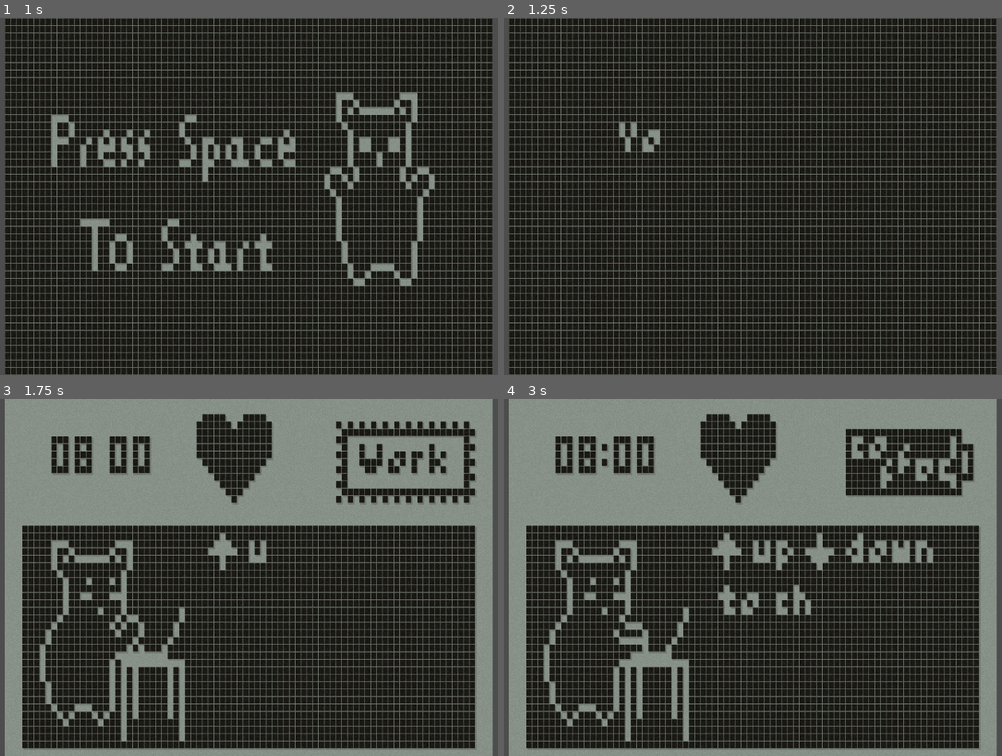
Above: before the commit, frames 1-4 (two rows, left to right).
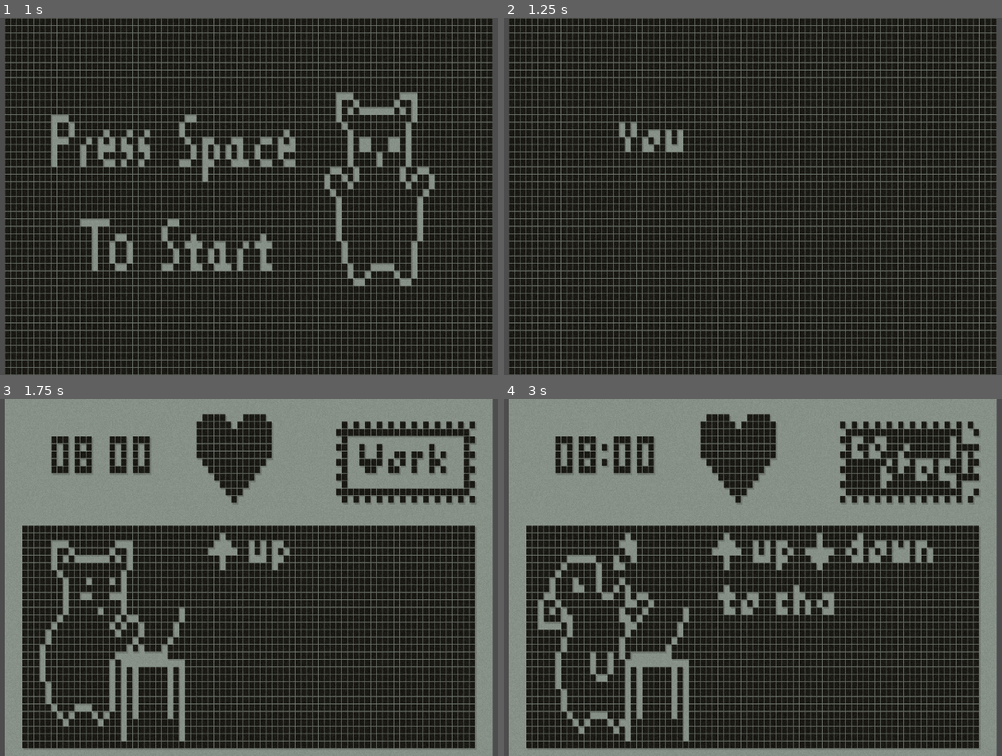
Above: after the commit, the same moments.

Repository: aherrington7452/maruvail_nokia-game-jam-7
Game: Godot game, scene res://scene/main.tscn
Two runs of this game, one before a commit and one after it. Both use one fixed random seed, a clock stepped at 60 frames per second and the inputs below.
Inputs:
- Up to frame 1 (1 s): tap Enter (interact2, bound only after the commit) at 0.5, 0.8 s; hold Right (move_right) from 0.53 s (still down); tap Space (interact) at 0.6 s
- Up to frame 2 (1.25 s): keep holding Right (move_right)
- Up to frame 3 (1.75 s): release Right (move_right) at 1.28 s; hold Down (move_down) from 1.28 s (still down); tap Enter (interact2, bound only after the commit) at 1.35 s; tap Space (interact) at 1.55 s
- Up to frame 4 (3 s): release Down (move_down) at 2.03 s; hold Right (move_right) 2.03-2.78 s; tap Space (interact) at 2.1 s; tap Enter (interact2, bound only after the commit) at 2.3, 2.85 s; hold Up (move_up) from 2.78 s (still down)

Frame 1 is identical in both runs. In frame 2, 0.2% of the frame differs, in the area x 32-36%, y 31-38%; in frame 3, 1.7%; in frame 4, 4.2%, in the area x 6-96%, y 6-94%.

Commit message:
endings

Diff:
--- a/project.godot
+++ b/project.godot
@@ -51,6 +51,11 @@
 "events": [Object(InputEventKey,"resource_local_to_scene":false,"resource_name":"","device":-1,"window_id":0,"alt_press …(191 unchanged characters)…
 ]
 }
+interact2={
+"deadzone": 0.5,
+"events": [Object(InputEventKey,"resource_local_to_scene":false,"resource_name":"","device":-1,"window_id":0,"alt_pressed":false,"shift_pressed":false,"ctrl_pressed":false,"meta_pressed":false,"pressed":false,"keycode":0,"physical_keycode":4194309,"key_label":0,"unicode":0,"location":0,"echo":false,"script":null)
+]
+}
 
 [internationalization]
 
--- /dev/null
+++ b/scene/fired.tscn
@@ -0,0 +1,195 @@
+[gd_scene load_steps=28 format=3 uid="uid://cayssirsb1e82"]
+
+[ext_resource type="Script" path="res://scripts/fired.gd" id="1_n1ejk"]
+[ext_resource type="Texture2D" uid="uid://dfx6d82j2qen3" path="res://sprite images/fired.png" id="2_ynte5"]
+[ext_resource type="Texture2D" uid="uid://mmnt3epfbr5w" path="res://sprite images/fired_beg.png" id="3_aekub"]
+[ext_resource type="Texture2D" uid="uid://c0ab5q8bkl0af" path="res://sprite images/fired_rejoice.png" id="4_1d25i"]
+[ext_resource type="Texture2D" uid="uid://d10ql6h8e6udo" path="res://sprite images/promotion_arrows.png" id="5_jy2nw"]
+
+[sub_resource type="AtlasTexture" id="AtlasTexture_a6udx"]
+atlas = ExtResource("2_ynte5")
+region = Rect2(0, 0, 84, 48)
+
+[sub_resource type="AtlasTexture" id="AtlasTexture_8kry2"]
+atlas = ExtResource("2_ynte5")
+region = Rect2(84, 0, 84, 48)
+
+[sub_resource type="AtlasTexture" id="AtlasTexture_37lh3"]
+atlas = ExtResource("2_ynte5")
+region = Rect2(168, 0, 84, 48)
+
+[sub_resource type="AtlasTexture" id="AtlasTexture_252cx"]
+atlas = ExtResource("2_ynte5")
+region = Rect2(252, 0, 84, 48)
+
+[sub_resource type="AtlasTexture" id="AtlasTexture_uj1rc"]
+atlas = ExtResource("2_ynte5")
+region = Rect2(336, 0, 84, 48)
+
+[sub_resource type="AtlasTexture" id="AtlasTexture_x04xy"]
+atlas = ExtResource("2_ynte5")
+region = Rect2(420, 0, 84, 48)
+
+[sub_resource type="AtlasTexture" id="AtlasTexture_y78kw"]
+atlas = ExtResource("2_ynte5")
+region = Rect2(0, 48, 84, 48)
+
+[sub_resource type="AtlasTexture" id="AtlasTexture_qatwm"]
+atlas = ExtResource("2_ynte5")
+region = Rect2(84, 48, 84, 48)
+
+[sub_resource type="AtlasTexture" id="AtlasTexture_y5t4u"]
+atlas = ExtResource("2_ynte5")
+region = Rect2(168, 48, 84, 48)
+
+[sub_resource type="AtlasTexture" id="AtlasTexture_ciyoi"]
+atlas = ExtResource("2_ynte5")
+region = Rect2(252, 48, 84, 48)
+
+[sub_resource type="AtlasTexture" id="AtlasTexture_ev1si"]
+atlas = ExtResource("2_ynte5")
+region = Rect2(336, 48, 84, 48)
+
+[sub_resource type="AtlasTexture" id="AtlasTexture_56wsg"]
+atlas = ExtResource("2_ynte5")
+region = Rect2(420, 48, 84, 48)
+
+[sub_resource type="SpriteFrames" id="SpriteFrames_l12vu"]
+animations = [{
+"frames": [{
+"duration": 1.0,
+"texture": SubResource("AtlasTexture_a6udx")
+}, {
+"duration": 1.0,
+"texture": SubResource("AtlasTexture_8kry2")
+}, {
+"duration": 1.0,
+"texture": SubResource("AtlasTexture_37lh3")
+}, {
+"duration": 1.0,
+"texture": SubResource("AtlasTexture_252cx")
+}, {
+"duration": 1.0,
+"texture": SubResource("AtlasTexture_uj1rc")
+}, {
+"duration": 1.0,
+"texture": SubResource("AtlasTexture_x04xy")
+}, {
+"duration": 1.0,
+"texture": SubResource("AtlasTexture_y78kw")
+}, {
+"duration": 1.0,
+"texture": SubResource("AtlasTexture_qatwm")
+}, {
+"duration": 1.0,
+"texture": SubResource("AtlasTexture_y5t4u")
+}, {
+"duration": 1.0,
+"texture": SubResource("AtlasTexture_ciyoi")
+}, {
+"duration": 1.0,
+"texture": SubResource("AtlasTexture_ev1si")
+}, {
+"duration": 1.0,
+"texture": SubResource("AtlasTexture_56wsg")
+}],
+"loop": false,
+"name": &"default",
+"speed": 10.0
+}]
+
+[sub_resource type="AtlasTexture" id="AtlasTexture_ggnj0"]
+atlas = ExtResource("3_aekub")
+region = Rect2(34, 0, 34, 14)
+
+[sub_resource type="AtlasTexture" id="AtlasTexture_tscco"]
+atlas = ExtResource("3_aekub")
+region = Rect2(0, 0, 34, 14)
+
+[sub_resource type="SpriteFrames" id="SpriteFrames_0k4w3"]
+animations = [{
+"frames": [{
+"duration": 1.0,
+"texture": SubResource("AtlasTexture_ggnj0")
+}, {
+"duration": 1.0,
+"texture": SubResource("AtlasTexture_tscco")
+}],
+"loop": false,
+"name": &"default",
+"speed": 0.0
+}]
+
+[sub_resource type="AtlasTexture" id="AtlasTexture_habbr"]
+atlas = ExtResource("4_1d25i")
+region = Rect2(0, 0, 34, 14)
+
+[sub_resource type="AtlasTexture" id="AtlasTexture_4q4d5"]
+atlas = ExtResource("4_1d25i")
+region = Rect2(34, 0, 34, 14)
+
+[sub_resource type="SpriteFrames" id="SpriteFrames_7fy6x"]
+animations = [{
+"frames": [{
+"duration": 1.0,
+"texture": SubResource("AtlasTexture_habbr")
+}, {
+"duration": 1.0,
+"texture": SubResource("AtlasTexture_4q4d5")
+}],
+"loop": false,
+"name": &"default",
+"speed": 0.0
+}]
+
+[sub_resource type="AtlasTexture" id="AtlasTexture_bvkks"]
+atlas = ExtResource("5_jy2nw")
+region = Rect2(0, 0, 18, 7)
+
+[sub_resource type="AtlasTexture" id="AtlasTexture_f54qx"]
+atlas = ExtResource("5_jy2nw")
+region = Rect2(18, 0, 18, 7)
+
+[sub_resource type="SpriteFrames" id="SpriteFrames_vee7k"]
+animations = [{
+"frames": [{
+"duration": 1.0,
+"texture": SubResource("AtlasTexture_bvkks")
+}, {
+"duration": 1.0,
+"texture": SubResource("AtlasTexture_f54qx")
+}],
+"loop": true,
+"name": &"default",
+"speed": 2.0
+}]
+
+[node name="fired" type="Node2D"]
+script = ExtResource("1_n1ejk")
+
+[node name="text" type="AnimatedSprite2D" parent="."]
+position = Vector2(42, 24)
+sprite_frames = SubResource("SpriteFrames_l12vu")
+autoplay = "default"
+frame = 11
+frame_progress = 1.0
+
+[node name="beg" type="AnimatedSprite2D" parent="."]
+visible = false
+position = Vector2(20, 37)
+sprite_frames = SubResource("SpriteFrames_0k4w3")
+autoplay = "default"
+
+[node name="rejoice" type="AnimatedSprite2D" parent="."]
+visible = false
+position = Vector2(65, 37)
+sprite_frames = SubResource("SpriteFrames_7fy6x")
+autoplay = "default"
+
+[node name="arrows" type="AnimatedSprite2D" parent="."]
+visible = false
+position = Vector2(43, 22)
+sprite_frames = SubResource("SpriteFrames_vee7k")
+autoplay = "default"
+
+[connection signal="animation_finished" from="text" to="." method="_on_text_animation_finished"]
--- a/scene/intro.tscn
+++ b/scene/intro.tscn
@@ -338,6 +338,15 @@
 }, {
 "duration": 1.0,
 "texture": SubResource("AtlasTexture_mouqv")
+}, {
+"duration": 1.0,
+"texture": SubResource("AtlasTexture_isbl6")
+}, {
+"duration": 1.0,
+"texture": SubResource("AtlasTexture_isbl6")
+}, {
+"duration": 1.0,
+"texture": SubResource("AtlasTexture_isbl6")
 }, {
 "duration": 1.0,
 "texture": SubResource("AtlasTexture_isbl6")
@@ -360,7 +369,7 @@
 position = Vector2(42, 24)
 sprite_frames = SubResource("SpriteFrames_78muc")
 autoplay = "default"
-frame = 49
+frame = 52
 frame_progress = 1.0
 
 [connection signal="animation_finished" from="AnimatedSprite2D" to="." method="_on_animated_sprite_2d_animation_finished"]
--- /dev/null
+++ b/scene/promotion.tscn
@@ -0,0 +1,356 @@
+[gd_scene load_steps=50 format=3 uid="uid://cugnkc8glokop"]
+
+[ext_resource type="Texture2D" uid="uid://d0er3gdwiwooy" path="res://sprite images/promotion.png" id="1_j5mmp"]
+[ext_resource type="Script" path="res://scripts/promotion.gd" id="1_smfnt"]
+[ext_resource type="Texture2D" uid="uid://dmqnwulxojxsm" path="res://sprite images/promotion_stay.png" id="3_rr2u0"]
+[ext_resource type="Texture2D" uid="uid://chhl4p667vcsi" path="res://sprite images/promotion_quit.png" id="4_luggh"]
+[ext_resource type="Texture2D" uid="uid://d10ql6h8e6udo" path="res://sprite images/promotion_arrows.png" id="5_4vxxf"]
+
+[sub_resource type="AtlasTexture" id="AtlasTexture_031na"]
+atlas = ExtResource("1_j5mmp")
+region = Rect2(0, 0, 84, 48)
+
+[sub_resource type="AtlasTexture" id="AtlasTexture_ubi5i"]
+atlas = ExtResource("1_j5mmp")
+region = Rect2(84, 0, 84, 48)
+
+[sub_resource type="AtlasTexture" id="AtlasTexture_bdq1m"]
+atlas = ExtResource("1_j5mmp")
+region = Rect2(168, 0, 84, 48)
+
+[sub_resource type="AtlasTexture" id="AtlasTexture_lvwya"]
+atlas = ExtResource("1_j5mmp")
+region = Rect2(252, 0, 84, 48)
+
+[sub_resource type="AtlasTexture" id="AtlasTexture_uf76w"]
+atlas = ExtResource("1_j5mmp")
+region = Rect2(336, 0, 84, 48)
+
+[sub_resource type="AtlasTexture" id="AtlasTexture_b0siu"]
+atlas = ExtResource("1_j5mmp")
+region = Rect2(420, 0, 84, 48)
+
+[sub_resource type="AtlasTexture" id="AtlasTexture_xx2sc"]
+atlas = ExtResource("1_j5mmp")
+region = Rect2(504, 0, 84, 48)
+
+[sub_resource type="AtlasTexture" id="AtlasTexture_2m3po"]
+atlas = ExtResource("1_j5mmp")
+region = Rect2(588, 0, 84, 48)
+
+[sub_resource type="AtlasTexture" id="AtlasTexture_qkshk"]
+atlas = ExtResource("1_j5mmp")
+region = Rect2(0, 48, 84, 48)
+
+[sub_resource type="AtlasTexture" id="AtlasTexture_0ukaa"]
+atlas = ExtResource("1_j5mmp")
+region = Rect2(84, 48, 84, 48)
+
+[sub_resource type="AtlasTexture" id="AtlasTexture_jp0rl"]
+atlas = ExtResource("1_j5mmp")
+region = Rect2(168, 48, 84, 48)
+
+[sub_resource type="AtlasTexture" id="AtlasTexture_jpvse"]
+atlas = ExtResource("1_j5mmp")
+region = Rect2(252, 48, 84, 48)
+
+[sub_resource type="AtlasTexture" id="AtlasTexture_sthis"]
+atlas = ExtResource("1_j5mmp")
+region = Rect2(336, 48, 84, 48)
+
+[sub_resource type="AtlasTexture" id="AtlasTexture_r5q06"]
+atlas = ExtResource("1_j5mmp")
+region = Rect2(420, 48, 84, 48)
+
+[sub_resource type="AtlasTexture" id="AtlasTexture_hplpe"]
+atlas = ExtResource("1_j5mmp")
+region = Rect2(504, 48, 84, 48)
+
+[sub_resource type="AtlasTexture" id="AtlasTexture_wcyh8"]
+atlas = ExtResource("1_j5mmp")
+region = Rect2(588, 48, 84, 48)
+
+[sub_resource type="AtlasTexture" id="AtlasTexture_qc7o8"]
+atlas = ExtResource("1_j5mmp")
+region = Rect2(0, 96, 84, 48)
+
+[sub_resource type="AtlasTexture" id="AtlasTexture_3urgd"]
+atlas = ExtResource("1_j5mmp")
+region = Rect2(84, 96, 84, 48)
+
+[sub_resource type="AtlasTexture" id="AtlasTexture_x3cib"]
+atlas = ExtResource("1_j5mmp")
+region = Rect2(168, 96, 84, 48)
+
+[sub_resource type="AtlasTexture" id="AtlasTexture_bmyla"]
+atlas = ExtResource("1_j5mmp")
+region = Rect2(252, 96, 84, 48)
+
+[sub_resource type="AtlasTexture" id="AtlasTexture_vr71e"]
+atlas = ExtResource("1_j5mmp")
+region = Rect2(336, 96, 84, 48)
+
+[sub_resource type="AtlasTexture" id="AtlasTexture_8hsaa"]
+atlas = ExtResource("1_j5mmp")
+region = Rect2(420, 96, 84, 48)
+
+[sub_resource type="AtlasTexture" id="AtlasTexture_32rh6"]
+atlas = ExtResource("1_j5mmp")
+region = Rect2(504, 96, 84, 48)
+
+[sub_resource type="AtlasTexture" id="AtlasTexture_kmyb6"]
+atlas = ExtResource("1_j5mmp")
+region = Rect2(588, 96, 84, 48)
+
+[sub_resource type="AtlasTexture" id="AtlasTexture_h1cut"]
+atlas = ExtResource("1_j5mmp")
+region = Rect2(0, 144, 84, 48)
+
+[sub_resource type="AtlasTexture" id="AtlasTexture_vdl4e"]
+atlas = ExtResource("1_j5mmp")
+region = Rect2(84, 144, 84, 48)
+
+[sub_resource type="AtlasTexture" id="AtlasTexture_qwbg5"]
+atlas = ExtResource("1_j5mmp")
+region = Rect2(168, 144, 84, 48)
+
+[sub_resource type="AtlasTexture" id="AtlasTexture_awmae"]
+atlas = ExtResource("1_j5mmp")
+region = Rect2(252, 144, 84, 48)
+
+[sub_resource type="AtlasTexture" id="AtlasTexture_bdcip"]
+atlas = ExtResource("1_j5mmp")
+region = Rect2(336, 144, 84, 48)
+
+[sub_resource type="AtlasTexture" id="AtlasTexture_mhd16"]
+atlas = ExtResource("1_j5mmp")
+region = Rect2(420, 144, 84, 48)
+
+[sub_resource type="AtlasTexture" id="AtlasTexture_8an0s"]
+atlas = ExtResource("1_j5mmp")
+region = Rect2(504, 144, 84, 48)
+
+[sub_resource type="AtlasTexture" id="AtlasTexture_yxw8e"]
+atlas = ExtResource("1_j5mmp")
+region = Rect2(588, 144, 84, 48)
+
+[sub_resource type="AtlasTexture" id="AtlasTexture_yh4v0"]
+atlas = ExtResource("1_j5mmp")
+region = Rect2(0, 192, 84, 48)
+
+[sub_resource type="AtlasTexture" id="AtlasTexture_rpos2"]
+atlas = ExtResource("1_j5mmp")
+region = Rect2(84, 192, 84, 48)
+
+[sub_resource type="SpriteFrames" id="SpriteFrames_x0x45"]
+animations = [{
+"frames": [{
+"duration": 1.0,
+"texture": SubResource("AtlasTexture_031na")
+}, {
+"duration": 1.0,
+"texture": SubResource("AtlasTexture_ubi5i")
+}, {
+"duration": 1.0,
+"texture": SubResource("AtlasTexture_bdq1m")
+}, {
+"duration": 1.0,
+"texture": SubResource("AtlasTexture_lvwya")
+}, {
+"duration": 1.0,
+"texture": SubResource("AtlasTexture_uf76w")
+}, {
+"duration": 1.0,
+"texture": SubResource("AtlasTexture_b0siu")
+}, {
+"duration": 1.0,
+"texture": SubResource("AtlasTexture_xx2sc")
+}, {
+"duration": 1.0,
+"texture": SubResource("AtlasTexture_2m3po")
+}, {
+"duration": 1.0,
+"texture": SubResource("AtlasTexture_qkshk")
+}, {
+"duration": 1.0,
+"texture": SubResource("AtlasTexture_0ukaa")
+}, {
+"duration": 1.0,
+"texture": SubResource("AtlasTexture_jp0rl")
+}, {
+"duration": 1.0,
+"texture": SubResource("AtlasTexture_jpvse")
+}, {
+"duration": 1.0,
+"texture": SubResource("AtlasTexture_sthis")
+}, {
+"duration": 1.0,
+"texture": SubResource("AtlasTexture_r5q06")
+}, {
+"duration": 1.0,
+"texture": SubResource("AtlasTexture_hplpe")
+}, {
+"duration": 1.0,
+"texture": SubResource("AtlasTexture_wcyh8")
+}, {
+"duration": 1.0,
+"texture": SubResource("AtlasTexture_qc7o8")
+}, {
+"duration": 1.0,
+"texture": SubResource("AtlasTexture_3urgd")
+}, {
+"duration": 1.0,
+"texture": SubResource("AtlasTexture_x3cib")
+}, {
+"duration": 1.0,
+"texture": SubResource("AtlasTexture_bmyla")
+}, {
+"duration": 1.0,
+"texture": SubResource("AtlasTexture_vr71e")
+}, {
+"duration": 1.0,
+"texture": SubResource("AtlasTexture_8hsaa")
+}, {
+"duration": 1.0,
+"texture": SubResource("AtlasTexture_32rh6")
+}, {
+"duration": 1.0,
+"texture": SubResource("AtlasTexture_kmyb6")
+}, {
+"duration": 1.0,
+"texture": SubResource("AtlasTexture_h1cut")
+}, {
+"duration": 1.0,
+"texture": SubResource("AtlasTexture_vdl4e")
+}, {
+"duration": 1.0,
+"texture": SubResource("AtlasTexture_qwbg5")
+}, {
+"duration": 1.0,
+"texture": SubResource("AtlasTexture_awmae")
+}, {
+"duration": 1.0,
+"texture": SubResource("AtlasTexture_bdcip")
+}, {
+"duration": 1.0,
+"texture": SubResource("AtlasTexture_mhd16")
+}, {
+"duration": 1.0,
+"texture": SubResource("AtlasTexture_8an0s")
+}, {
+"duration": 1.0,
+"texture": SubResource("AtlasTexture_yxw8e")
+}, {
+"duration": 1.0,
+"texture": SubResource("AtlasTexture_yh4v0")
+}, {
+"duration": 1.0,
+"texture": SubResource("AtlasTexture_rpos2")
+}, {
+"duration": 1.0,
+"texture": SubResource("AtlasTexture_rpos2")
+}, {
+"duration": 1.0,
+"texture": SubResource("AtlasTexture_rpos2")
+}],
+"loop": false,
+"name": &"default",
+"speed": 10.0
+}]
+
+[sub_resource type="AtlasTexture" id="AtlasTexture_jlvbx"]
+atlas = ExtResource("3_rr2u0")
+region = Rect2(23, 0, 23, 12)
+
+[sub_resource type="AtlasTexture" id="AtlasTexture_eet5d"]
+atlas = ExtResource("3_rr2u0")
+region = Rect2(0, 0, 23, 12)
+
+[sub_resource type="SpriteFrames" id="SpriteFrames_5crtn"]
+animations = [{
+"frames": [{
+"duration": 1.0,
+"texture": SubResource("AtlasTexture_jlvbx")
+}, {
+"duration": 1.0,
+"texture": SubResource("AtlasTexture_eet5d")
+}],
+"loop": false,
+"name": &"default",
+"speed": 0.0
+}]
+
+[sub_resource type="AtlasTexture" id="AtlasTexture_4eq12"]
+atlas = ExtResource("4_luggh")
+region = Rect2(0, 0, 23, 12)
+
+[sub_resource type="AtlasTexture" id="AtlasTexture_npx22"]
+atlas = ExtResource("4_luggh")
+region = Rect2(23, 0, 23, 12)
+
+[sub_resource type="SpriteFrames" id="SpriteFrames_fjy02"]
+animations = [{
+"frames": [{
+"duration": 1.0,
+"texture": SubResource("AtlasTexture_4eq12")
+}, {
+"duration": 1.0,
+"texture": SubResource("AtlasTexture_npx22")
+}],
+"loop": false,
+"name": &"default",
+"speed": 0.0
+}]
+
+[sub_resource type="AtlasTexture" id="AtlasTexture_e34t7"]
+atlas = ExtResource("5_4vxxf")
+region = Rect2(0, 0, 18, 7)
+
+[sub_resource type="AtlasTexture" id="AtlasTexture_uyyys"]
+atlas = ExtResource("5_4vxxf")
+region = Rect2(18, 0, 18, 7)
+
+[sub_resource type="SpriteFrames" id="SpriteFrames_rfg7w"]
+animations = [{
+"frames": [{
+"duration": 1.0,
+"texture": SubResource("AtlasTexture_e34t7")
+}, {
+"duration": 1.0,
+"texture": SubResource("AtlasTexture_uyyys")
+}],
+"loop": true,
+"name": &"default",
+"speed": 2.0
+}]
+
+[node name="Promotion" type="Node2D"]
+script = ExtResource("1_smfnt")
+
+[node name="text" type="AnimatedSprite2D" parent="."]
+position = Vector2(42, 24)
+sprite_frames = SubResource("SpriteFrames_x0x45")
+autoplay = "default"
+frame = 35
+frame_progress = 1.0
+
+[node name="stay" type="AnimatedSprite2D" parent="."]
+visible = false
+position = Vector2(19, 39)
+sprite_frames = SubResource("SpriteFrames_5crtn")
+autoplay = "default"
+
+[node name="quit" type="AnimatedSprite2D" parent="."]
+visible = false
+position = Vector2(66, 39)
+sprite_frames = SubResource("SpriteFrames_fjy02")
+autoplay = "default"
+
+[node name="arrows" type="AnimatedSprite2D" parent="."]
+visible = false
+position = Vector2(43, 39)
+sprite_frames = SubResource("SpriteFrames_rfg7w")
+autoplay = "default"
+frame_progress = 0.823065
+
+[connection signal="animation_finished" from="text" to="." method="_on_text_animation_finished"]
--- a/scene/work_station_ui.tscn
+++ b/scene/work_station_ui.tscn
@@ -1323,9 +1323,8 @@
 [node name="WorkCat" type="AnimatedSprite2D" parent="Node"]
 position = Vector2(18, 32)
 sprite_frames = SubResource("SpriteFrames_iqutr")
-animation = &"work"
+animation = &"coffee"
 autoplay = "work"
-frame_progress = 0.948907
 
 [node name="Desk" type="Sprite2D" parent="Node/WorkCat"]
 position = Vector2(7, 5)
@@ -1348,14 +1347,14 @@
 frame_progress = 0.368647
 
 [node name="ClockTimer" type="Timer" parent="Node"]
-wait_time = 4.0
+wait_time = 3.0
 autostart = true
 
 [node name="CoffeeTimer" type="Timer" parent="Node"]
 wait_time = 0.5
 
 [node name="WorkTimer" type="Timer" parent="Node"]
-wait_time = 3.0
+wait_time = 2.5
 one_shot = true
 
 [node name="SleepTimer" type="Timer" parent="Node"]
@@ -1369,7 +1368,7 @@
 one_shot = true
 
 [node name="GainHealthTimer" type="Timer" parent="Node"]
-wait_time = 3.0
+wait_time = 2.0
 one_shot = true
 
 [node name="Tutorial" type="AnimatedSprite2D" parent="Node"]
@@ -1380,6 +1379,7 @@
 frame_progress = 1.0
 
 [node name="DrainHealthTimerCoffee" type="Timer" parent="Node"]
+wait_time = 2.0
 
 [connection signal="timeout" from="Node/ClockTimer" to="." method="_on_clock_timer_timeout"]
 [connection signal="timeout" from="Node/CoffeeTimer" to="." method="_on_coffee_timer_timeout"]
--- a/scripts/burnout.gd
+++ b/scripts/burnout.gd
@@ -1,13 +1,15 @@
 extends Node2D
 
 var scene = load("res://scene/work_station_ui.tscn")
+var can_continue : bool = false
 
 func _on_heart_animation_finished() -> void:
 	$Heart.hide()
 	$GameOver.show()
+	can_continue = true
 
 func _process(_delta: float) -> void:
-	if Input.is_action_just_pressed("interact"):
+	if (Input.is_action_just_pressed("interact") or Input.is_action_just_pressed("interact2")) and can_continue:
 			#Takes player back to main game scene, skips title and intro
 			var instance = scene.instantiate()
 			get_parent().add_child(instance)
--- /dev/null
+++ b/scripts/fired.gd
@@ -0,0 +1,32 @@
+extends Node2D
+
+@onready var rejoice: AnimatedSprite2D = $rejoice
+@onready var beg: AnimatedSprite2D = $beg
+@onready var arrows: AnimatedSprite2D = $arrows
+
+var options = {"Stay": 0, "Quit": 1}
+var selection = 0
+
+func _process(_delta: float) -> void:
+	if Input.is_action_just_pressed("move_right"):
+		beg.frame = 1
+		rejoice.frame = 1
+		selection = options["Quit"]
+	elif Input.is_action_just_pressed("move_left"):
+		beg.frame = 0
+		rejoice.frame = 0
+		selection = options["Stay"]
+	if (Input.is_action_just_pressed("interact") or Input.is_action_just_pressed("interact2")) and beg.visible == true and rejoice.visible == true:
+		if selection == 0:
+			var scene = load("res://scene/intro.tscn").instantiate()
+			get_parent().add_child(scene)
+			queue_free()
+		elif selection == 1:
+			#EXITS GAME
+			#Have epilogue explaining quitting job?
+			get_tree().quit()
+
+func _on_text_animation_finished() -> void:
+	beg.show()
+	rejoice.show()
+	arrows.show()
--- a/scripts/intro.gd
+++ b/scripts/intro.gd
@@ -1,7 +1,7 @@
 extends Node2D
 
 func _process(_delta: float) -> void:
-	if Input.is_action_just_pressed("interact"):
+	if Input.is_action_just_pressed("interact") or Input.is_action_just_pressed("interact2"):
 			var scene = preload("res://scene/work_station_ui.tscn").instantiate()
 			get_parent().add_child(scene)
 			queue_free()
--- /dev/null
+++ b/scripts/promotion.gd
@@ -0,0 +1,32 @@
+extends Node2D
+
+@onready var stay: AnimatedSprite2D = $stay
+@onready var quit: AnimatedSprite2D = $quit
+@onready var arrows: AnimatedSprite2D = $arrows
+
+var options = {"Stay": 0, "Quit": 1}
+var selection = 0
+
+func _on_text_animation_finished() -> void:
+	stay.show()
+	quit.show()
+	arrows.show()
+
+func _process(_delta: float) -> void:
+	if Input.is_action_just_pressed("move_right"):
+		stay.frame = 1
+		quit.frame = 1
+		selection = options["Quit"]
+	elif Input.is_action_just_pressed("move_left"):
+		stay.frame = 0
+		quit.frame = 0
+		selection = options["Stay"]
+	if (Input.is_action_just_pressed("interact") or Input.is_action_just_pressed("interact2")) and stay.visible == true and quit.visible == true:
+		if selection == 0:
+			var scene = load("res://scene/intro.tscn").instantiate()
+			get_parent().add_child(scene)
+			queue_free()
+		elif selection == 1:
+			#EXITS GAME
+			#Have epilogue explaining quitting job?
+			get_tree().quit()
--- a/scripts/scr_work_station.gd
+++ b/scripts/scr_work_station.gd
@@ -36,6 +36,7 @@
 var health_gain_rate = 1 # must divide evenly into 11, so only 1 is viable
 
 @onready var clock: AnimatedSprite2D = $Node/Clock
+var clock_max_frames = 36 # 37 total
 
 #dictionaries
 var State = { "Work": 0, "Coffee": 1, "Sleep": 2, "None": 3 }
@@ -61,6 +62,23 @@
 	health_animation()
 	label_animation()
 	cat_animation()
+
+	check_work()
+	check_time()
+
+func check_time():
+	# ENDS GAME: FIRED
+	if clock.frame == clock_max_frames:
+		var scene = preload("res://scene/fired.tscn").instantiate()
+		get_parent().add_child(scene)
+		queue_free()
+
+func check_work():
+	# ENDS GAME: PROMOTION
+	if StateValue["Work"] == work_bar_max_frames:
+		var scene = preload("res://scene/promotion.tscn").instantiate()
+		get_parent().add_child(scene)
+		queue_free()
 
 func gain_health():
 	if current_state == State.Sleep:
@@ -108,7 +126,7 @@
 		elif current_selection_state == 0:
 			current_selection_state = 2
 	if player_sleeping == false:
-		if Input.is_action_just_pressed("interact"):
+		if Input.is_action_just_pressed("interact") or Input.is_action_just_pressed("interact2"):
 			current_state = current_selection_state
 			if current_state == State.Sleep:
 				player_sleeping = true
@@ -124,6 +142,8 @@
 			#pause all other bar timers, resume draining energy
 			drain_energy_timer.paused = false
 			gain_health_timer.paused = true
+			drain_health_timer.paused = false
+			drain_health_timer_coffee.paused = true
 			coffee_timer.paused = true
 			sleep_timer.paused = true
 			work_timer.paused = false
@@ -134,6 +154,8 @@
 	if current_state == State.Coffee:
 		drain_energy_timer.paused = true
 		gain_health_timer.paused = true
+		drain_health_timer.paused = true
+		drain_health_timer_coffee.paused = false
 		work_timer.paused = true
 		sleep_timer.paused = true
 		coffee_timer.paused = false
@@ -147,6 +169,8 @@
 			player_sleeping = false
 		drain_energy_timer.paused = true
 		gain_health_timer.paused = false
+		drain_health_timer.paused = true
+		drain_health_timer_coffee.paused = true
 		work_timer.paused = true
 		coffee_timer.paused = true
 		sleep_timer.paused = false
@@ -187,7 +211,8 @@
 		work_cat_animation.play("sleep")
 
 func _on_clock_timer_timeout() -> void:
-	clock.frame += 1
+	if clock.frame < clock_max_frames:
+		clock.frame += 1
 
 func _on_work_timer_timeout() -> void:
 	work_timer_ongoing = false
--- a/scripts/title_screen.gd
+++ b/scripts/title_screen.gd
@@ -3,7 +3,7 @@
 @onready var animated_sprite_2d: AnimatedSprite2D = $AnimatedSprite2D
 
 func _process(_delta) -> void:
-	if Input.is_action_just_pressed("interact"):
+	if Input.is_action_just_pressed("interact") or Input.is_action_just_pressed("interact2"):
 		animated_sprite_2d.play("awake")
 	if Input.is_action_just_pressed("move_up"):
 		animated_sprite_2d.play("sleeping")
Binary file added: sprite images/fired.png
Not shown, added: sprite images/fired.png.import
Binary file added: sprite images/fired_beg.png
Not shown, added: sprite images/fired_beg.png.import
Binary file added: sprite images/fired_rejoice.png
Not shown, added: sprite images/fired_rejoice.png.import
Binary file added: sprite images/promotion.png
Not shown, added: sprite images/promotion.png.import
Binary file added: sprite images/promotion_arrows.png
Not shown, added: sprite images/promotion_arrows.png.import
Binary file added: sprite images/promotion_quit.png
Not shown, added: sprite images/promotion_quit.png.import
(and 2 more such lines)
